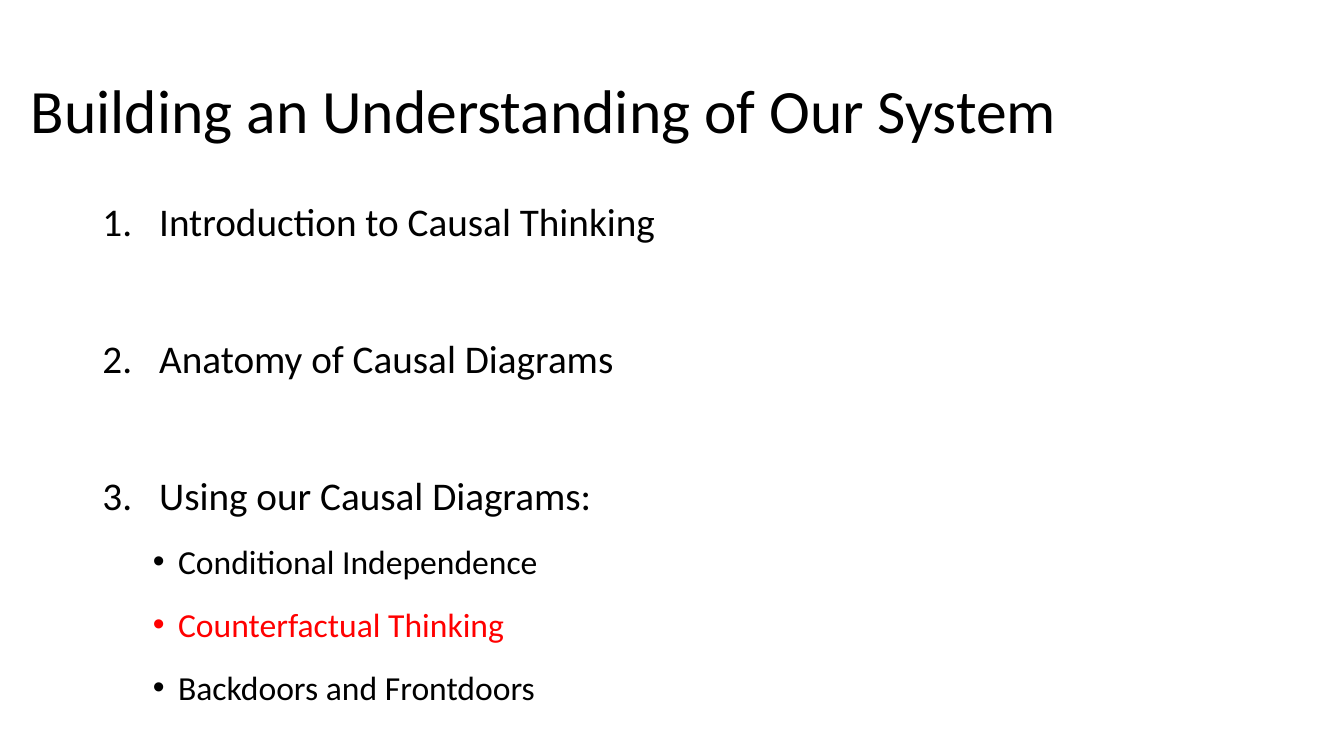
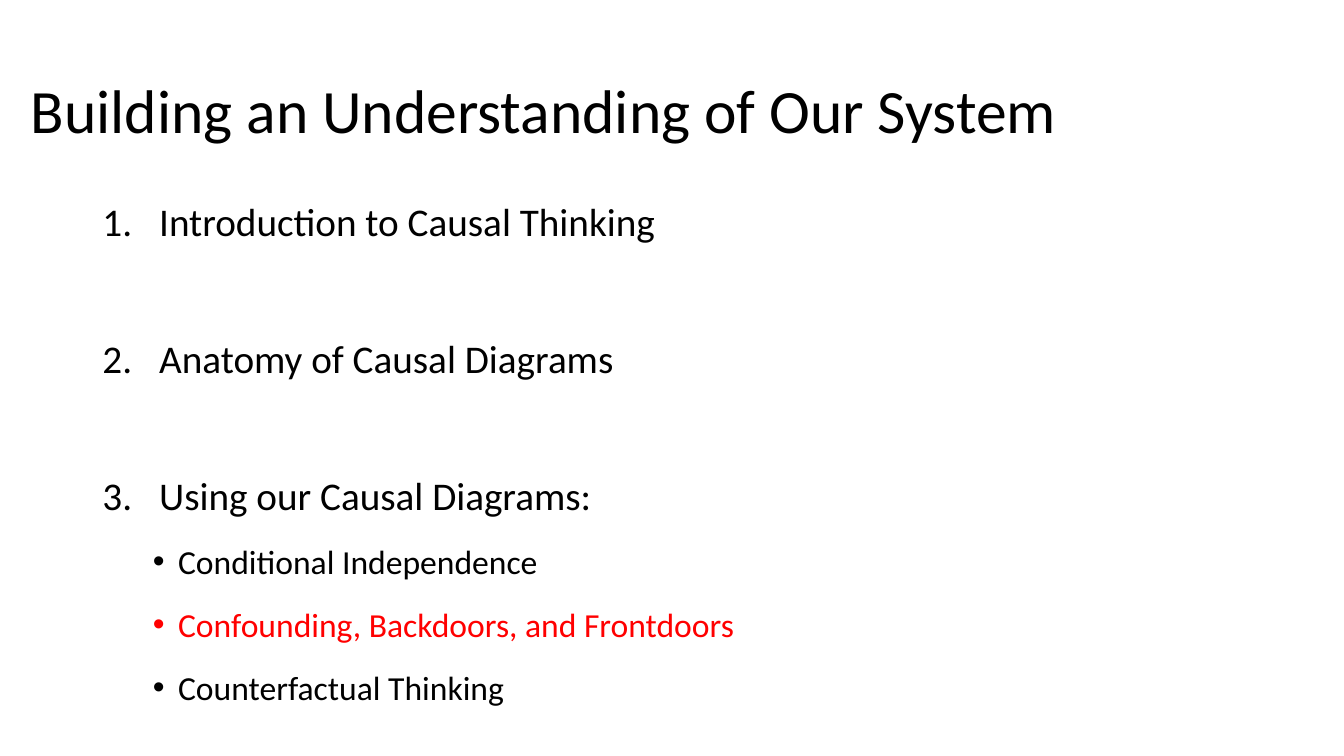
Before and after one commit to biol607/biol607.github.io, a slide deck: slide 49 of lectures/causal_diagrams.pptx (slide 39 before the commit). Drawn at 1344x756 pixels with LibreOffice and Linux fonts; fonts in the diff are those of the drawing. Boxes give left, top, right and bottom in pixels: in the first picture for what was removed or moved away, otherwise in the second. Text is boxed around its words. In the diff, an @@ line names an element or a change of style, - is before the commit and + after.

```diff
--- a/lectures/causal_diagrams.pptx
+++ b/lectures/causal_diagrams.pptx
@@ text at [178,613,734,643]: paragraph added @@
+  • Confounding, Backdoors, and Frontdoors
@@ text at [178,676,535,701]: paragraph removed @@
-  • Backdoors and Frontdoors
@@ text at [178,676,504,706]: text colour #FF0000 to #000000 in "Counterfactual Thinking" @@
```
Also in this commit, not shown: 15 other slides changed, 19 slides added, 5 slides removed.
